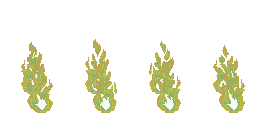
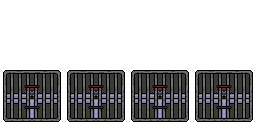
Layered file, before and after one edit (w=256, h=128). Changes by layer:
hid "gas" over [21, 39, 245, 113]
renamed "damage" to "trap trigger", showed it, moved it above "gitter", painted on it over [24, 85, 232, 109]
showed "gitter" over [9, 73, 249, 119]
showed "pipe", painted on it over [6, 90, 58, 119]
showed "base" over [3, 70, 61, 122]
showed "basecpy" over [67, 70, 253, 122]
